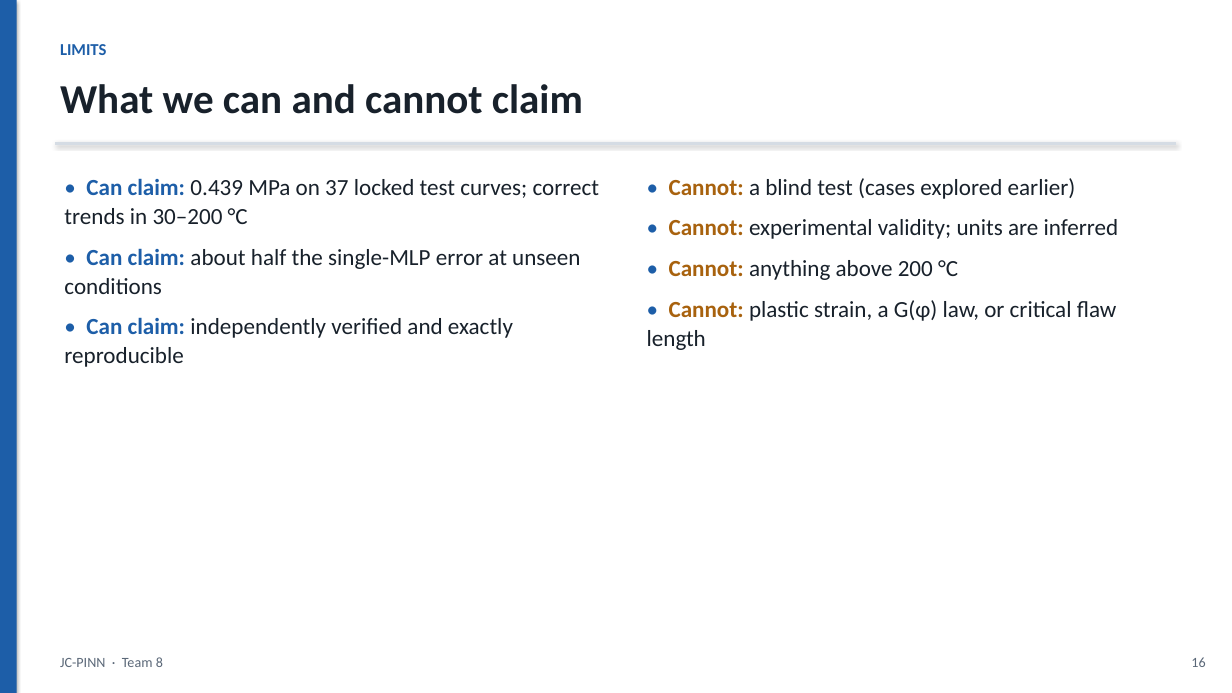
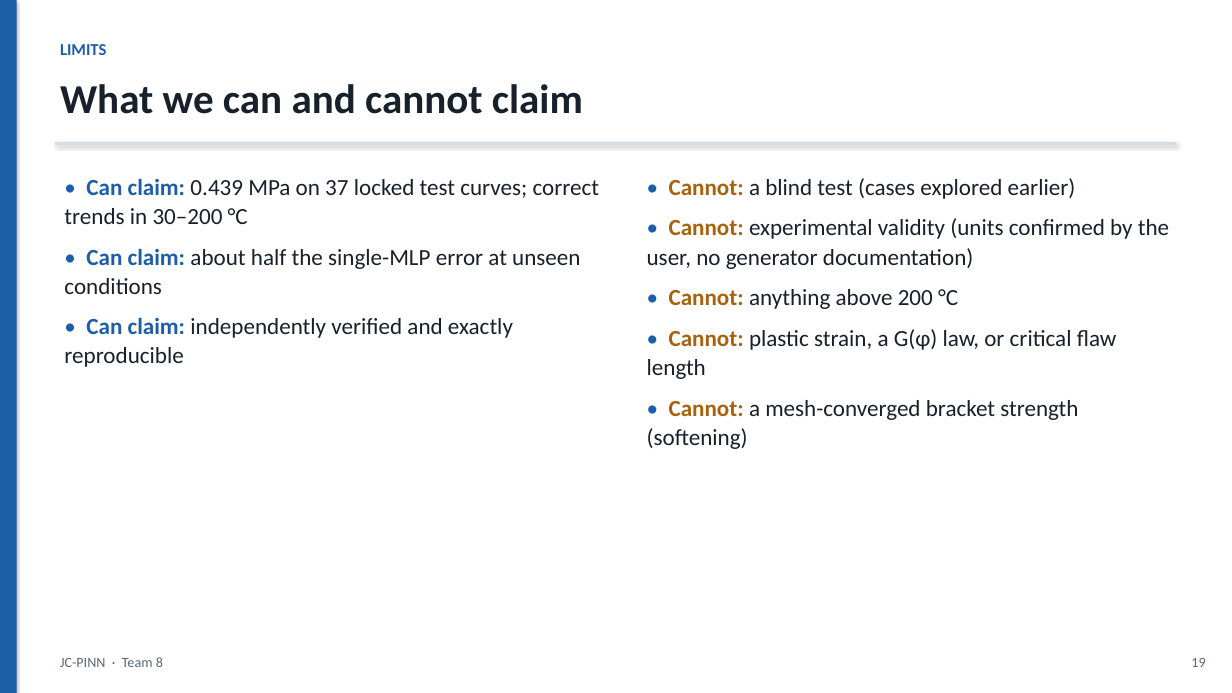
Before and after one commit to SaravananRamar06/MMM-ML, a slide deck: slide 19 of presentation/JC-PINN.pptx (slide 16 before the commit). Drawn at 1232x693 pixels with LibreOffice and Linux fonts; fonts in the diff are those of the drawing. Boxes give left, top, right and bottom in pixels: in the first picture for what was removed or moved away, otherwise in the second. Text is boxed around its words. In the diff, an @@ line names an element or a change of style, - is before the commit and + after.

```diff
--- a/presentation/JC-PINN.pptx
+++ b/presentation/JC-PINN.pptx
@@ text at <box>647,218,1169,269</box>: text changed @@
-• Cannot: experimental validity; units are inferred
+• Cannot: experimental validity (units confirmed by the user, no generator documentation)
@@ text at <box>647,400,1078,449</box>: paragraph added @@
+• Cannot: a mesh-converged bracket strength (softening)
@@ text at <box>1191,658,1205,667</box>: text changed @@
-16
+19
```
Also in this commit, not shown: 2 other slides changed, 3 slides added, 3 other files.
